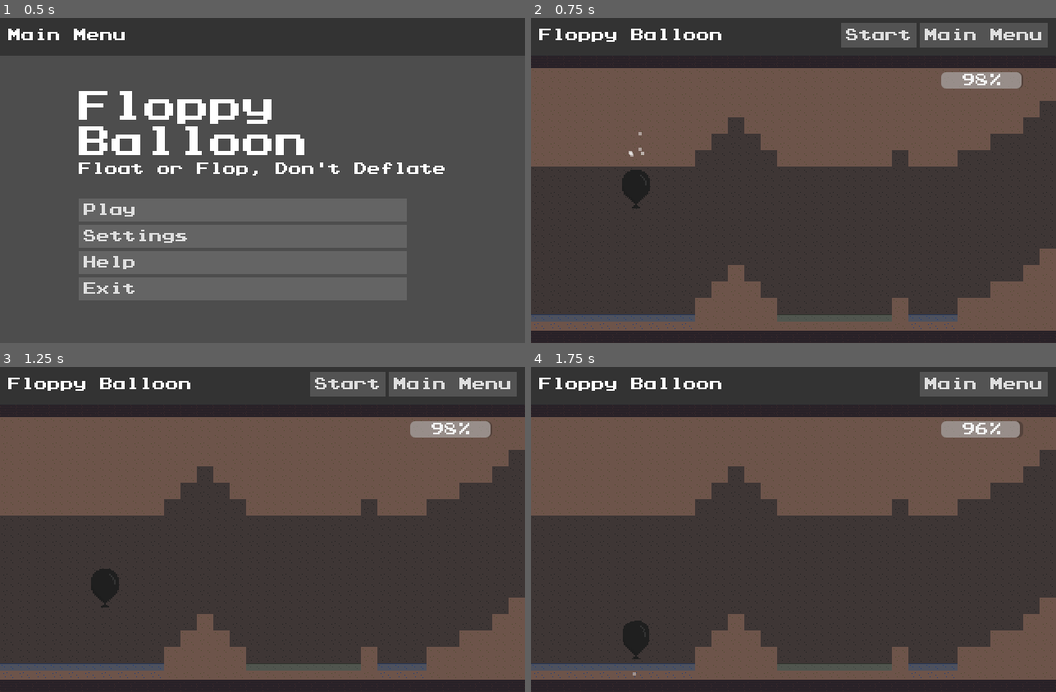
Above: before the commit, frames 1-4 (two rows, left to right).
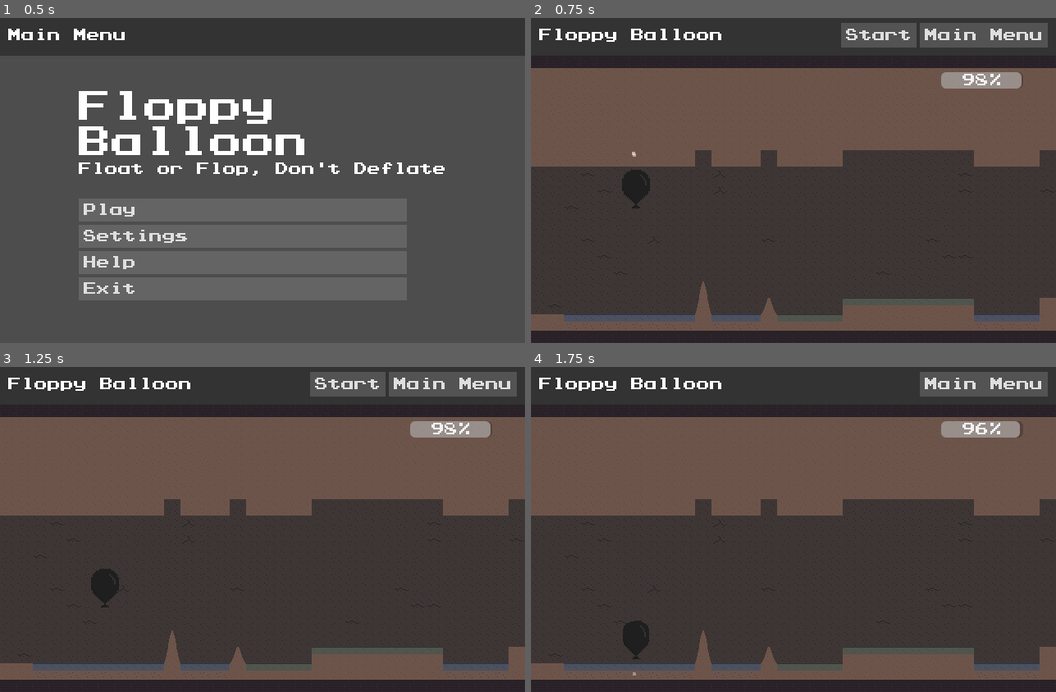
Above: after the commit, the same moments.

Repository: omniuni/Godot_Scroller_Floppy_Balloon
Game: Godot game, scene res://Scenes/screen_menu.tscn
Same seed, same stepped clock (60 frames per second), same inputs: the game is played once before the commit and once after it. Sound files missing from this copy of the repository are replaced by a short silence.
Inputs:
- Up to frame 1 (0.5 s): no input
- Up to frame 2 (0.75 s): click "Play" at 0.5 s
- Up to frame 3 (1.25 s): no input
- Up to frame 4 (1.75 s): click "Start" at 1.25 s

Frame 1 is identical in both runs. In frame 2, 9.1% of the frame differs, in the area x 0-100%, y 25-96%; in frame 3, 9.1%; in frame 4, 9.1%.

Commit message:
add some variation

Diff:
--- a/Scenes/sub_game.tscn
+++ b/Scenes/sub_game.tscn
@@ -17,7 +17,17 @@
 4:0/0 = 0
 4:0/0/physics_layer_0/polygon_0/points = PackedVector2Array(-10, -10, 10, -10, 10, 10, -10, 10)
 5:0/0 = 0
-5:0/0/physics_layer_0/polygon_0/points = PackedVector2Array(-10, -10, 10, -10, 10, 10, -10, 10, -10, -10)
+5:0/0/physics_layer_0/polygon_0/points = PackedVector2Array(-10, -10, 10, -10, 10, 10, -10, 10)
+6:0/0 = 0
+6:0/0/physics_layer_0/polygon_0/points = PackedVector2Array(-10, 10, 0, -10, 10, 10)
+7:0/0 = 0
+7:0/0/physics_layer_0/polygon_0/points = PackedVector2Array(-10, -10, 10, -10, 0, 10)
+8:0/0 = 0
+8:0/0/physics_layer_0/polygon_0/points = PackedVector2Array(-5, 10, 5, 10, 0, -10)
+8:1/0 = 0
+8:1/0/physics_layer_0/polygon_0/points = PackedVector2Array(-10, 10, 10, 10, 5, -10, -5, -10)
+3:1/0 = 0
+4:1/0 = 0
 
 [sub_resource type="TileSet" id="TileSet_m176q"]
 tile_size = Vector2i(20, 20)
--- a/Scripts/sub_game.gd
+++ b/Scripts/sub_game.gd
@@ -33,8 +33,14 @@
 @export var tile_type_rock: Vector2i = Vector2i(0,0)
 @export var tile_type_ground: Vector2i = Vector2i(1, 0)
 @export var tile_type_cave: Vector2i = Vector2i(3, 0)
+@export var tile_type_cave_crack: Vector2i = Vector2i(3, 1)
+@export var tile_type_cave_rock: Vector2i = Vector2i(4, 1)
 @export var tile_type_safe: Vector2i = Vector2i(4, 0)
 @export var tile_type_heal: Vector2i = Vector2i(5, 0)
+@export var tile_type_sg_sm: Vector2i = Vector2i(6, 0)
+@export var tile_type_sc_sm: Vector2i = Vector2i(7, 0)
+@export var tile_type_sg_lgb: Vector2i = Vector2i(8, 1)
+@export var tile_type_sg_lgt: Vector2i = Vector2i(8, 0)
 @export var platform_start: int = 4
 
 func floor_and_ceiling():
@@ -65,28 +71,43 @@
 			for j in range(tile_row_ceiling+1, tile_row_floor):
 				var tile_target = Vector2i(i, j)
 				if(j > centerpoint-width_half and j < centerpoint+width_half):
-					tile_map_cave_walls.set_cell(tile_target, 0, tile_type_cave)
+					var rock_chance = generator.randi_range(0, 70)
+					if rock_chance < 3:
+						tile_map_cave_walls.set_cell(tile_target, 0, tile_type_cave_crack)
+					elif rock_chance < 4:
+						tile_map_cave_walls.set_cell(tile_target, 0, tile_type_cave_rock)
+					else:
+						tile_map_cave_walls.set_cell(tile_target, 0, tile_type_cave)
 				else:
 					tile_map_cave_walls.set_cell(tile_target, 0, tile_type_ground)
 
 			cols_rendered.append(i)
 
+			# Read some of the previous tiles.
+			# This will be used to update the map with features.
+			var tile_baseline = centerpoint+width_half
+			var coords_floor = Vector2i(i, tile_baseline)
+			var coords_floor_prev_1 = Vector2i(i-1, tile_baseline)
+			var coords_floor_prev_2 = Vector2i(i-2, tile_baseline)
+			var atlas_prev_1 = tile_map_cave_walls.get_cell_atlas_coords(coords_floor_prev_1)
+			var atlas_prev_2 = tile_map_cave_walls.get_cell_atlas_coords(coords_floor_prev_2)
+			var coords_up_prev_1 = Vector2i(i-1, tile_baseline-1)
+			var coords_up_prev_2 = Vector2i(i-2, tile_baseline-1)
+			var coords_up_up_prev_1 = Vector2i(i-1, tile_baseline-2)
+			var atlas_up_prev_1 = tile_map_cave_walls.get_cell_atlas_coords(coords_up_prev_1)
+			var atlas_up_prev_2 = tile_map_cave_walls.get_cell_atlas_coords(coords_up_prev_2)
+			var tile_ceiling = centerpoint-width_half
+			var coords_ceiling_dn_prev_1 = Vector2i(i-1, tile_ceiling+1)
+			var coords_ceiling_dn_prev_2 = Vector2i(i-2, tile_ceiling+1)
+			var atlas_ceiling_dn_prev_1 = tile_map_cave_walls.get_cell_atlas_coords(coords_ceiling_dn_prev_1)
+			var atlas_ceiling_dn_prev_2 = tile_map_cave_walls.get_cell_atlas_coords(coords_ceiling_dn_prev_2)
+
 			if i > 1:
 				# Search back to see if this is a platform
-				var tile_baseline = centerpoint+width_half
-				var current_coords_floor = Vector2i(i, tile_baseline)
-				var coords_floor_prev_1 = Vector2i(i-1, tile_baseline)
-				var coords_floor_prev_2 = Vector2i(i-2, tile_baseline)
-				var atlas_prev_1 = tile_map_cave_walls.get_cell_atlas_coords(coords_floor_prev_1)
-				var atlas_prev_2 = tile_map_cave_walls.get_cell_atlas_coords(coords_floor_prev_2)
-				var coords_up_prev_1 = Vector2i(i-1, tile_baseline-1)
-				var coords_up_prev_2 = Vector2i(i-2, tile_baseline-1)
 				var prev_ground = atlas_prev_1 == tile_type_ground and atlas_prev_2 == tile_type_ground
 				var prev_safe = atlas_prev_1 == tile_type_safe and atlas_prev_2 == tile_type_safe
 				var prev_heal = atlas_prev_1 == tile_type_heal and atlas_prev_2 == tile_type_heal
 				if prev_ground or prev_safe or prev_heal:
-					var atlas_up_prev_1 = tile_map_cave_walls.get_cell_atlas_coords(coords_up_prev_1)
-					var atlas_up_prev_2 = tile_map_cave_walls.get_cell_atlas_coords(coords_up_prev_2)
 					if atlas_up_prev_1 == tile_type_cave and atlas_up_prev_2 == tile_type_cave:
 						if prev_ground:
 							print('prev_ground')
@@ -95,17 +116,28 @@
 								tile_type_new = tile_type_heal
 							else:
 								tile_type_new = tile_type_safe
-							tile_map_cave_walls.set_cell(current_coords_floor, 0, tile_type_new)
+							tile_map_cave_walls.set_cell(coords_floor, 0, tile_type_new)
 							tile_map_cave_walls.set_cell(coords_floor_prev_1, 0, tile_type_new)
 							tile_map_cave_walls.set_cell(coords_floor_prev_2, 0, tile_type_new)
 						if prev_safe:
-							tile_map_cave_walls.set_cell(current_coords_floor, 0, tile_type_safe)
+							tile_map_cave_walls.set_cell(coords_floor, 0, tile_type_safe)
 							tile_map_cave_walls.set_cell(coords_floor_prev_1, 0, tile_type_safe)
 							tile_map_cave_walls.set_cell(coords_floor_prev_2, 0, tile_type_safe)
 						if prev_heal:
-							tile_map_cave_walls.set_cell(current_coords_floor, 0, tile_type_heal)
+							tile_map_cave_walls.set_cell(coords_floor, 0, tile_type_heal)
 							tile_map_cave_walls.set_cell(coords_floor_prev_1, 0, tile_type_heal)
 							tile_map_cave_walls.set_cell(coords_floor_prev_2, 0, tile_type_heal)
 
+			if i > 2:
+				#search back to see if we have a stalagmite
+				if atlas_up_prev_1 == tile_type_ground and atlas_up_prev_2 == tile_type_cave:
+					if generator.randi_range(0, 10) < 3:
+						tile_map_cave_walls.set_cell(coords_up_prev_1, 0, tile_type_sg_lgb)
+						tile_map_cave_walls.set_cell(coords_up_up_prev_1, 0, tile_type_sg_lgt )
+					else:
+						tile_map_cave_walls.set_cell(coords_up_prev_1, 0, tile_type_sg_sm)
+				if atlas_ceiling_dn_prev_1 == tile_type_ground and atlas_ceiling_dn_prev_2 == tile_type_cave:
+					tile_map_cave_walls.set_cell(coords_ceiling_dn_prev_1, 0, tile_type_sc_sm)
+
 
 	pass
Binary file changed: Gfx/TileCave.png
